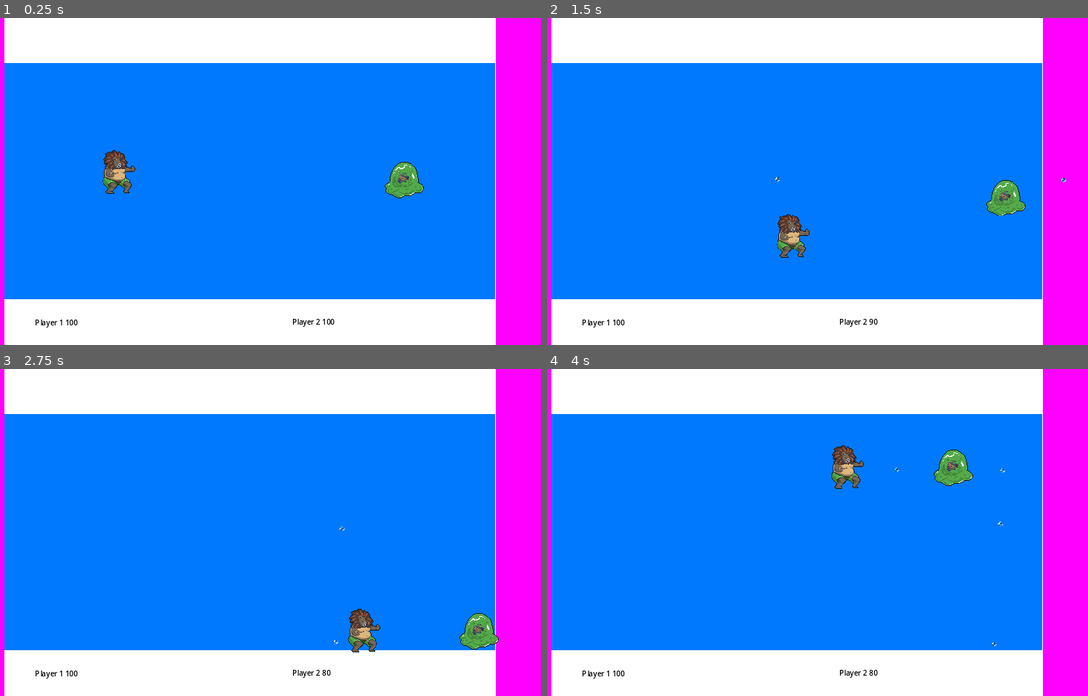
Above: before the commit, frames 1-4 (two rows, left to right).
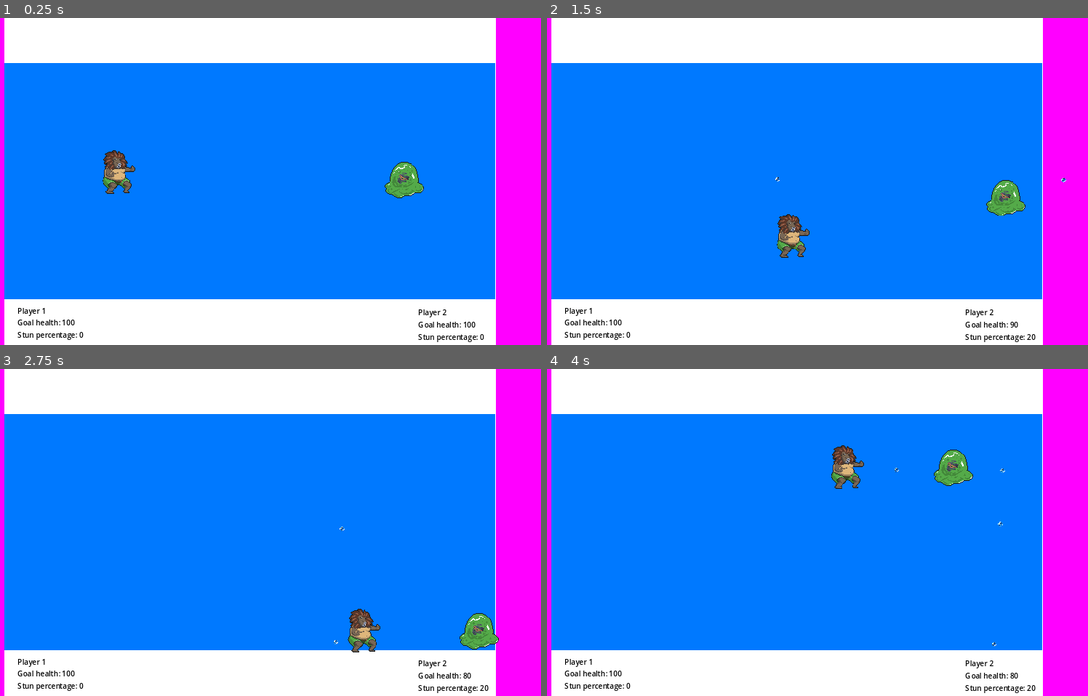
Above: after the commit, the same moments.

Repository: jaysc/bubel
Game: Godot game, scene res://scenes/main.tscn
Same seed, same stepped clock (60 frames per second), same inputs: the game is played once before the commit and once after it.
Inputs:
- Up to frame 1 (0.25 s): no input
- Up to frame 2 (1.5 s): tap Enter at 0.5 s; hold Right (ui_right) 0.53-1.28 s; tap X (Attack) at 0.6 s; hold Down (ui_down) from 1.28 s (still down); tap Z (Dash) at 1.35 s
- Up to frame 3 (2.75 s): release Down (ui_down) at 2.03 s; hold Right (ui_right) from 2.03 s (still down); tap X (Attack) at 2.1 s
- Up to frame 4 (4 s): release Right (ui_right) at 2.78 s; hold Up (ui_up) 2.78-3.53 s; tap Z (Dash) at 2.85 s; hold Left (ui_left) from 3.53 s (still down); tap X (Attack) at 3.6 s

The runs differ from the first frame. In frame 1, 0.6% of the frame differs, in the area x 3-90%, y 88-100%; in frame 2, 0.6%; in frame 3, 0.6%; in frame 4, 0.6%.

Commit message:
ui for stun percentage

Diff:
--- a/entities/player.gd
+++ b/entities/player.gd
@@ -18,6 +18,8 @@
 
 @export var Stun_Percentage = 0
 @export var Stun_Timer = 0
+
+signal on_player_stun(stun_percentage: float)
 
 # PhysicsProcess manages player's speed
 func _physics_process(delta: float) -> void:
@@ -51,6 +53,7 @@
 	Stun_Percentage = clamp( Stun_Percentage + damage, 0, 300);
 	if Stun_Timer <= 0:
 		Stun_Timer = Stun_Percentage
+	on_player_stun.emit(Stun_Percentage)
 
 # Process manages player's Command
 func _process(delta: float) -> void:
--- a/scenes/main.tscn
+++ b/scenes/main.tscn
@@ -4,7 +4,6 @@
 [ext_resource type="PackedScene" uid="uid://dng7607uqdfv7" path="res://entities/background.tscn" id="1_t2iiw"]
 [ext_resource type="PackedScene" uid="uid://d128vikrqbbel" path="res://entities/goal.tscn" id="2_1u235"]
 [ext_resource type="PackedScene" uid="uid://davg4q616c223" path="res://entities/arena.tscn" id="2_2bg1g"]
-[ext_resource type="PackedScene" uid="uid://dygq4frdaj3gk" path="res://entities/player.tscn" id="3_s7uts"]
 [ext_resource type="PackedScene" uid="uid://chabsxkyhnda5" path="res://entities/characters/charChoonk.tscn" id="4_hr3xq"]
 [ext_resource type="PackedScene" uid="uid://b0vsw10meym28" path="res://entities/characters/slime.tscn" id="5_yptyk"]
 [ext_resource type="LabelSettings" uid="uid://bfjn5sg5umxlv" path="res://entities/UI/label_default.tres" id="7_yryhk"]
@@ -38,42 +37,84 @@
 script = ExtResource("1_64tm4")
 
 [node name="MarginContainer" type="MarginContainer" parent="GameManager"]
-layout_mode = 0
-offset_left = -473.0
-offset_top = 299.0
-offset_right = -194.0
-offset_bottom = 322.0
+layout_mode = 1
+offset_left = -512.0
+offset_top = 273.0
+offset_right = -234.0
+offset_bottom = 350.0
 
-[node name="HBoxContainer" type="HBoxContainer" parent="GameManager/MarginContainer"]
+[node name="VBoxContainer" type="VBoxContainer" parent="GameManager/MarginContainer"]
 layout_mode = 2
 
-[node name="Player 1" type="Label" parent="GameManager/MarginContainer/HBoxContainer"]
+[node name="Player 1" type="Label" parent="GameManager/MarginContainer/VBoxContainer"]
 layout_mode = 2
 text = "Player 1"
 label_settings = ExtResource("7_yryhk")
 
-[node name="Player 1 Health" type="Label" parent="GameManager/MarginContainer/HBoxContainer"]
+[node name="Player 1 Health" type="HBoxContainer" parent="GameManager/MarginContainer/VBoxContainer"]
+layout_mode = 2
+
+[node name="Goal Health" type="Label" parent="GameManager/MarginContainer/VBoxContainer/Player 1 Health"]
+layout_mode = 2
+text = "Goal health:"
+label_settings = ExtResource("7_yryhk")
+
+[node name="Player 1 Health" type="Label" parent="GameManager/MarginContainer/VBoxContainer/Player 1 Health"]
+layout_mode = 2
+label_settings = ExtResource("7_yryhk")
+
+[node name="HBoxContainer3" type="HBoxContainer" parent="GameManager/MarginContainer/VBoxContainer"]
+layout_mode = 2
+
+[node name="Stun Percentage" type="Label" parent="GameManager/MarginContainer/VBoxContainer/HBoxContainer3"]
+layout_mode = 2
+text = "Stun percentage:"
+label_settings = ExtResource("7_yryhk")
+
+[node name="Player 1 Stun" type="Label" parent="GameManager/MarginContainer/VBoxContainer/HBoxContainer3"]
 layout_mode = 2
 label_settings = ExtResource("7_yryhk")
 
 [node name="MarginContainer2" type="MarginContainer" parent="GameManager"]
 layout_mode = 0
-offset_left = 92.0
-offset_top = 289.0
-offset_right = 159.0
-offset_bottom = 329.0
+offset_left = 370.0
+offset_top = 277.0
+offset_right = 507.0
+offset_bottom = 354.0
 
-[node name="HBoxContainer2" type="HBoxContainer" parent="GameManager/MarginContainer2"]
+[node name="VBoxContainer2" type="VBoxContainer" parent="GameManager/MarginContainer2"]
 layout_mode = 2
 
-[node name="Player 2" type="Label" parent="GameManager/MarginContainer2/HBoxContainer2"]
+[node name="Player 2" type="Label" parent="GameManager/MarginContainer2/VBoxContainer2"]
 layout_mode = 2
 text = "Player 2"
 label_settings = ExtResource("7_yryhk")
 
-[node name="Player 2 Health" type="Label" parent="GameManager/MarginContainer2/HBoxContainer2"]
+[node name="HBoxContainer2" type="HBoxContainer" parent="GameManager/MarginContainer2/VBoxContainer2"]
+layout_mode = 2
+
+[node name="Health" type="Label" parent="GameManager/MarginContainer2/VBoxContainer2/HBoxContainer2"]
+layout_mode = 2
+text = "Goal health:"
+label_settings = ExtResource("7_yryhk")
+
+[node name="Player 2 Health" type="Label" parent="GameManager/MarginContainer2/VBoxContainer2/HBoxContainer2"]
+layout_mode = 2
+label_settings = ExtResource("7_yryhk")
+
+[node name="HBoxContainer" type="HBoxContainer" parent="GameManager/MarginContainer2/VBoxContainer2"]
+layout_mode = 2
+
+[node name="Stun Percentage" type="Label" parent="GameManager/MarginContainer2/VBoxContainer2/HBoxContainer"]
+layout_mode = 2
+text = "Stun percentage:"
+label_settings = ExtResource("7_yryhk")
+
+[node name="Player 2 Stun" type="Label" parent="GameManager/MarginContainer2/VBoxContainer2/HBoxContainer"]
 layout_mode = 2
 label_settings = ExtResource("7_yryhk")
 
 [connection signal="Damage_taken" from="player1Goal" to="GameManager" method="_on_player_1_goal_damage_taken"]
 [connection signal="Damage_taken" from="player2Goal" to="GameManager" method="_on_player_2_goal_damage_taken"]
+[connection signal="on_player_stun" from="Player" to="GameManager" method="_on_player_on_player_stun"]
+[connection signal="on_player_stun" from="Player2" to="GameManager" method="_on_player_2_on_player_stun"]
--- a/scripts/game_manager.gd
+++ b/scripts/game_manager.gd
@@ -7,15 +7,30 @@
 @export var Player_2_Stun_Percentage = 0
 
 func _ready() -> void:
-	$"MarginContainer/HBoxContainer/Player 1 Health".text = str(Player_1_Goal_Health)
-	$"MarginContainer2/HBoxContainer2/Player 2 Health".text = str(Player_2_Goal_Health)
+	$"MarginContainer/VBoxContainer/Player 1 Health/Player 1 Health".text = str(Player_1_Goal_Health)
+	$"MarginContainer2/VBoxContainer2/HBoxContainer2/Player 2 Health".text = str(Player_2_Goal_Health)
+
+	$"MarginContainer/VBoxContainer/HBoxContainer3/Player 1 Stun".text = str(Player_1_Stun_Percentage)
+	$"MarginContainer2/VBoxContainer2/HBoxContainer/Player 2 Stun".text = str(Player_2_Stun_Percentage)
+
+	$player
 
 
 func _on_player_1_goal_damage_taken(health: float) -> void:
 	Player_1_Goal_Health = health
-	$"MarginContainer/HBoxContainer/Player 1 Health".text = str(Player_1_Goal_Health)
+	$"MarginContainer/VBoxContainer/Player 1 Health/Player 1 Health".text = str(Player_1_Goal_Health)
 
 
 func _on_player_2_goal_damage_taken(health: float) -> void:
 	Player_2_Goal_Health = health
-	$"MarginContainer2/HBoxContainer2/Player 2 Health".text = str(Player_2_Goal_Health)
+	$"MarginContainer2/VBoxContainer2/HBoxContainer2/Player 2 Health".text = str(Player_2_Goal_Health)
+
+
+func _on_player_on_player_stun(stun_percentage: float) -> void:
+	Player_1_Stun_Percentage = stun_percentage
+	$"MarginContainer/VBoxContainer/HBoxContainer3/Player 1 Stun".text = str(Player_1_Stun_Percentage)
+
+
+func _on_player_2_on_player_stun(stun_percentage: float) -> void:
+	Player_2_Stun_Percentage = stun_percentage
+	$"MarginContainer2/VBoxContainer2/HBoxContainer/Player 2 Stun".text = str(Player_2_Stun_Percentage)
